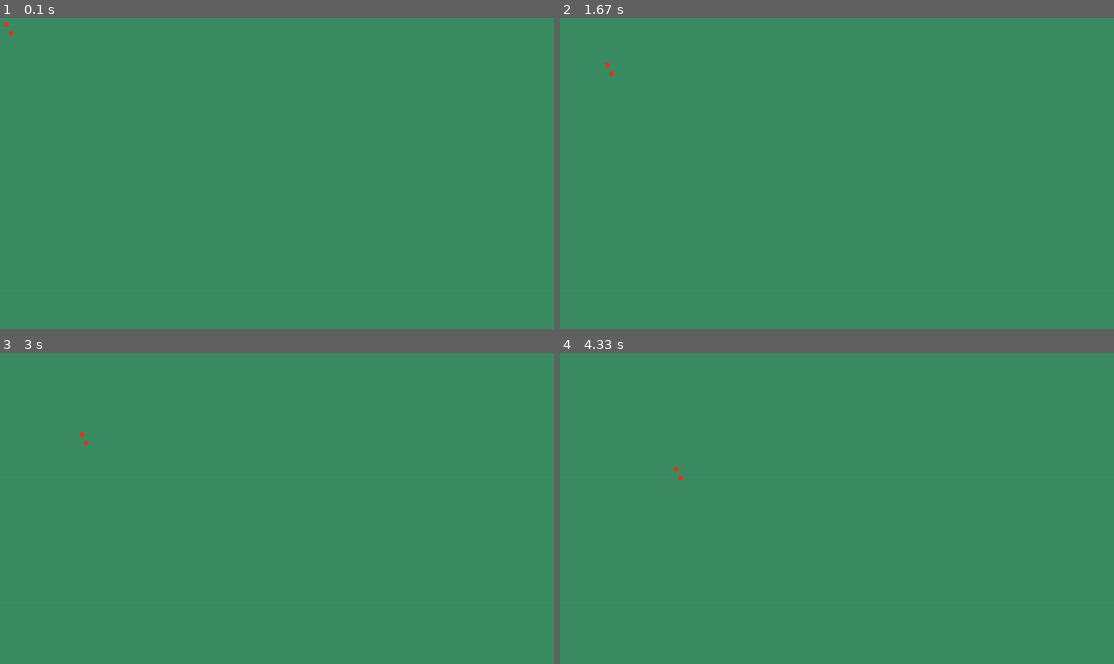
Above: before the commit, frames 1-4 (two rows, left to right).
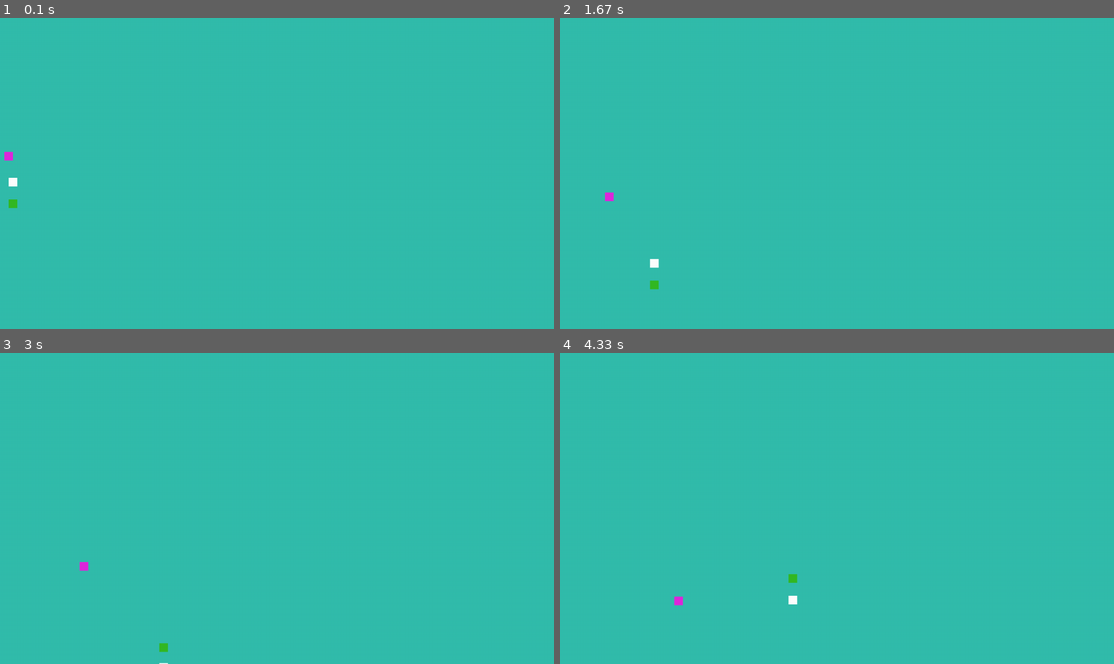
Above: after the commit, the same moments.

Repository: BalderBG/pygame-prueba
Game: pygame game, started from main.py
The game is run twice, just before and just after one commit, with the same random seed, the same clock (stepped at 60 frames per second) and the same inputs.
Inputs:
- Up to frame 1 (0.1 s): no input
- Up to frame 2 (1.67 s): no input
- Up to frame 3 (3 s): no input
- Up to frame 4 (4.33 s): no input

The runs differ from the first frame. In frame 1, 100% of the frame differs, in the area x 0-100%, y 0-100%; in frame 2, 100%; in frame 3, 100%; in frame 4, 100%.

Commit message:
Actualizacion 0.2

Diff:
--- /dev/null
+++ b/figura_class.py
@@ -0,0 +1,22 @@
+import pygame as pg
+
+class Rectangulo:
+    def __init__(self,pos_x,pos_y,color=(255,255,255),w=20,h=20,vx=1,vy=1):
+        self.pos_x = pos_x
+        self.pos_y = pos_y
+        self.color = color
+        self.w = w
+        self.h = h
+        self.vx = vx
+        self.vy = vy
+
+    def mover(self,x_max,y_max):
+        self.pos_x += self.vx
+        self.pos_y += self.vy
+        if self.pos_x == x_max or self.pos_x == 0:
+            self.vx = self.vx*-1
+        if self.pos_y == y_max or self.pos_y == 0:
+            self.vy = self.vy*-1
+
+    def dibujar(self,pantalla):
+        pg.draw.rect(pantalla,self.color,(self.pos_x,self.pos_y,self.h,self.w))
--- a/main.py
+++ b/main.py
@@ -1,43 +1,43 @@
 import pygame as pg
+from figura_class import Rectangulo
 
-#inicializamos los modulos de pygame, pantallas, objetos, eventos, sonidos.. etc
+#inicializar todos los modulos de pygame, pantallas, objetos, eventos, sonidos, etc.
 pg.init()
+x_display=1280
+y_display=720
 
+#crear pantalla o sourface
+pantalla = pg.display.set_mode( (x_display,y_display) )#definicion de tamaño de pantalla
+pg.display.set_caption( "Intro Pygame" )#agregar un titulo a mi ventana
 
+game_over=True
 
-pantalla = pg.display.set_mode( (1280, 720) )
-pg.display.set_caption( "Intro pygame ")
-
-game_over = True
-x = 0
-vx = 1
-y = 0
-vy = 1
+rectangulo1 = Rectangulo(0,300,(223, 40, 220))
+rectangulo2 = Rectangulo(0,350,vx=2,vy=2)
+rectangulo3 = Rectangulo(0,400,(52,185,36),vx=2,vy=2)
 
 
 while game_over:
-    for eventos in pg.event.get(): #capturar todos los eventos mientras se ejecuta el bucle
+    for eventos in pg.event.get():#capturar todos los eventos mientras se ejecuta el bucle
         print(eventos)
         if eventos.type == pg.QUIT:
             game_over = False
+    pantalla.fill( (50, 189, 172) )#asignar un color a la pantalla
+    #agregamos objeto a la pantalla
 
-    pantalla.fill((60, 140, 100) ) #esto es la gama de colores de la pantalla
-    #agregamos objeto a la pantalla
-    x += vx
-    y += vy
+    rectangulo1.mover(x_display,y_display)
+    rectangulo2.mover(x_display,y_display)
+    rectangulo3.mover(x_display,y_display)
 
-    if x == 1280 or x == 0:
-        vx = vx* -1
-
-    if y == 720 or y == 0:
-        vy = vy* -1
-
-    #draw.rect(sourceface, color en (rgb) y posiciones(posicion en X y posicion en Y, y el tamaño del objeto, lo mismo, X e Y) )
-
-    pg.draw.rect(pantalla, (222, 58, 31),(x, y, 10,10))
-    pg.draw.rect(pantalla, (222, 58, 31),(x+10, y+20, 10,10))
-
-
-    pg.display.flip() #funcion para cargar toda la configuracion que va dentro de la pantalla
+    #draw.rect(sourceface,color en (rgb),posiciones(posicionX,posicionY,tamañoX,tamañoY))
+    rectangulo1.dibujar(pantalla)
+    rectangulo2.dibujar(pantalla)
+    rectangulo3.dibujar(pantalla)
+    """
+    pg.draw.rect(pantalla,rectangulo1.color,(rectangulo1.pos_x,rectangulo1.pos_y,rectangulo1.h,rectangulo1.w))
+    pg.draw.rect(pantalla,rectangulo2.color,(rectangulo2.pos_x,rectangulo2.pos_y,rectangulo2.h,rectangulo2.w))
+    pg.draw.rect(pantalla,rectangulo3.color,(rectangulo3.pos_x,rectangulo3.pos_y,rectangulo3.h,rectangulo3.w))
+    """
+    pg.display.flip()#funcion para cargar toda la configuracion que va dentro de la pantalla
 
 pg.quit()
